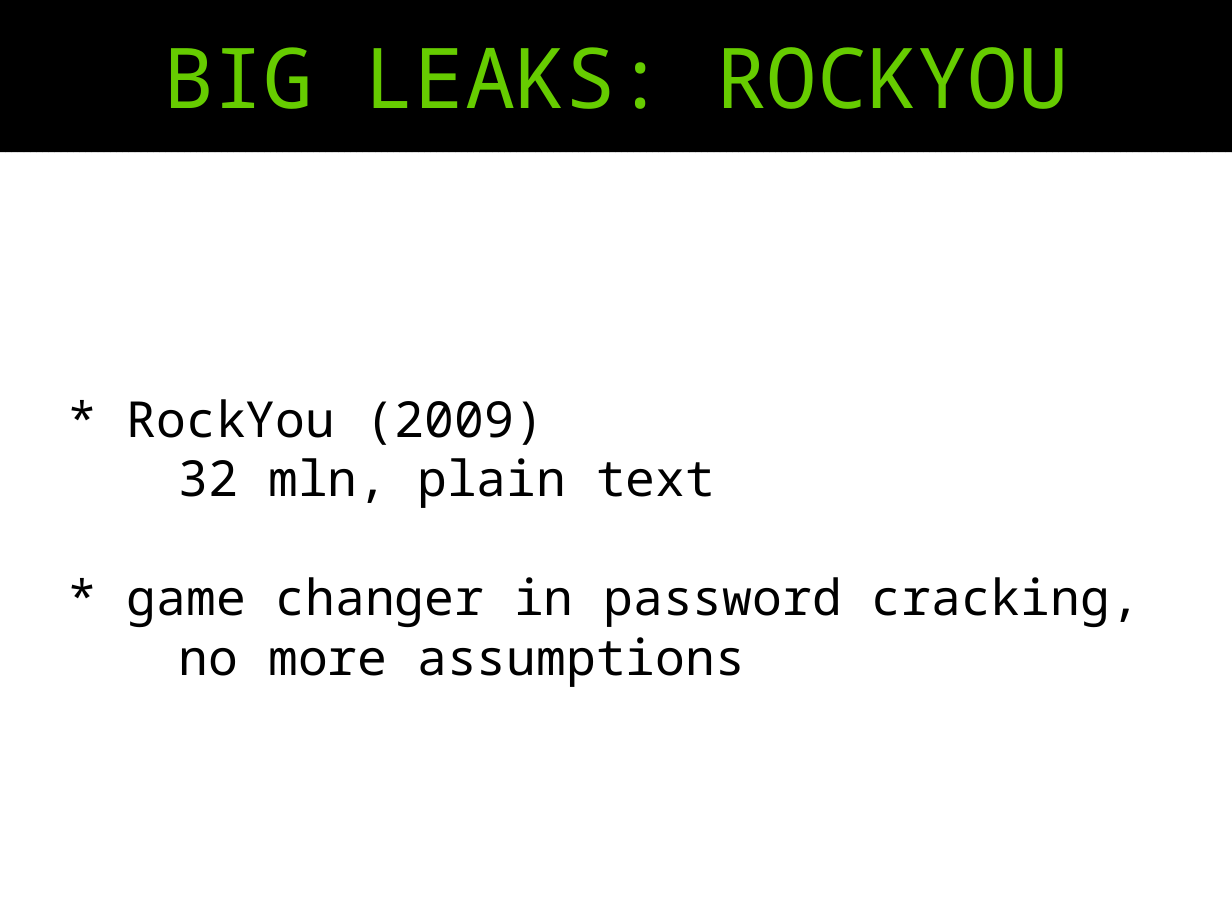
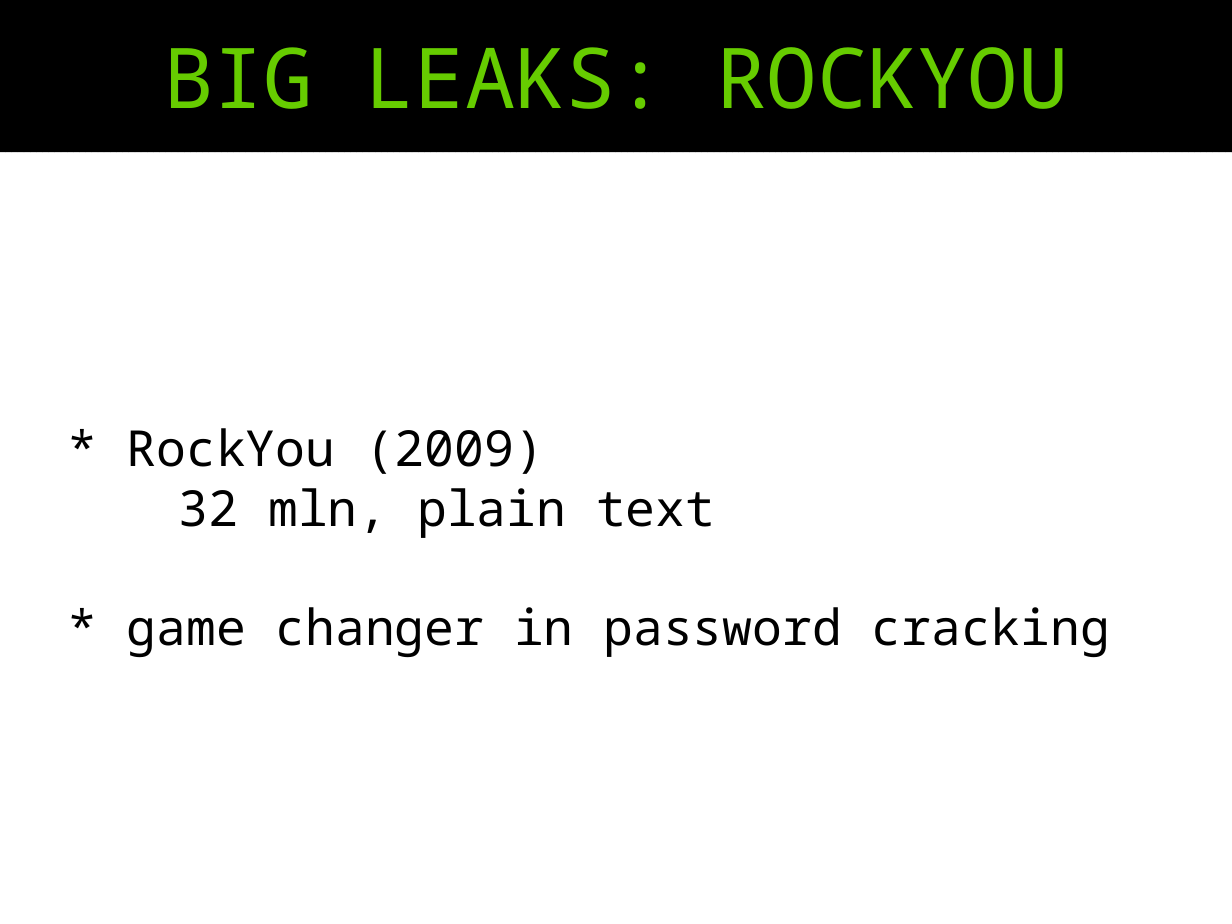
Before and after one commit to pjackowski/presentations, a slide deck: slide 4 of 04-password-security/04-password-security-slides.odp. Drawn at 1232x924 pixels with LibreOffice and Linux fonts; fonts in the diff are those of the drawing. Boxes give left, top, right and bottom in pixels: in the first picture for what was removed or moved away, otherwise in the second. Text is boxed around its words. In the diff, an @@ line names an element or a change of style, - is before the commit and + after.

Commit message:
Passwords, added updated slides.

```diff
--- a/04-password-security/04-password-security-slides.odp
+++ b/04-password-security/04-password-security-slides.odp
@@ subtitle at box(127, 607, 1110, 657): text changed @@
-* game changer in password cracking,
-no more assumptions
+* game changer in password cracking
```
Also in this commit, not shown: 6 other slides changed.
